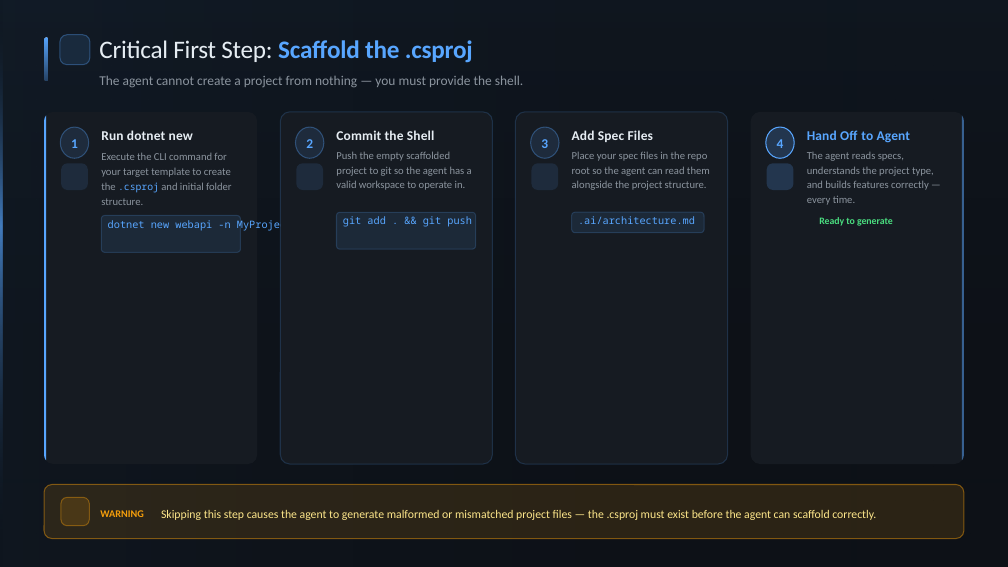
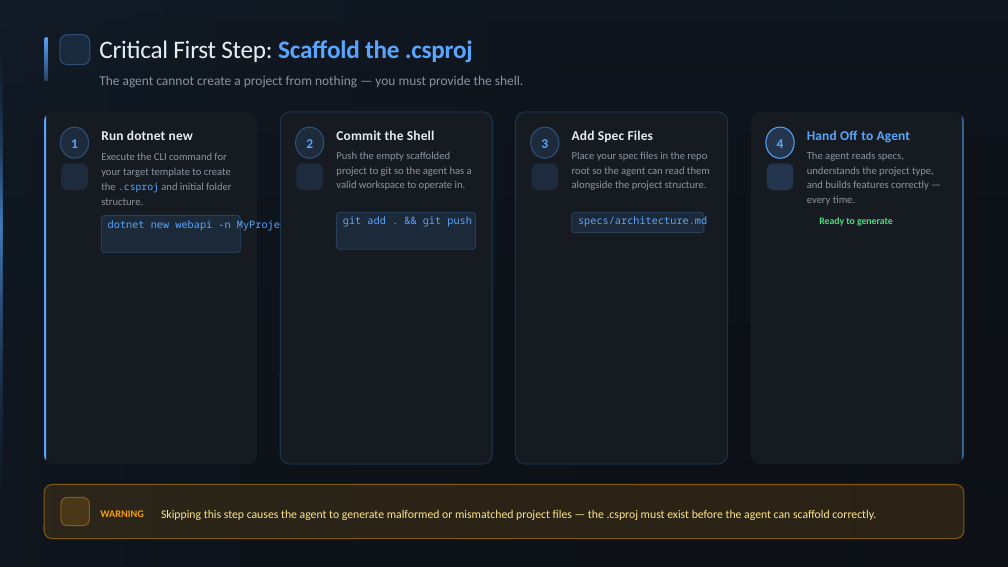
Before and after one commit to michaelchu28/ai-spec-driven-development, a slide deck: slide 5 of AI Spec-Driven Development — Edmonton .NET User Group.pptx. Drawn at 1008x567 pixels with LibreOffice and Linux fonts; fonts in the diff are those of the drawing; background and template pictures are left out. Boxes give left, top, right and bottom in pixels: in the first picture for what was removed or moved away, otherwise in the second. Text is boxed around its words. In the diff, an @@ line names an element or a change of style, - is before the commit and + after.

```diff
--- a/AI Spec-Driven Development — Edmonton .NET User Group.pptx
+++ b/AI Spec-Driven Development — Edmonton .NET User Group.pptx
@@ text in rounded rectangle at [578,216,707,227]: text changed @@
-.ai/architecture.md
+specs/architecture.md
```
Also in this commit, not shown: 7 other slides changed, 7 other files.
